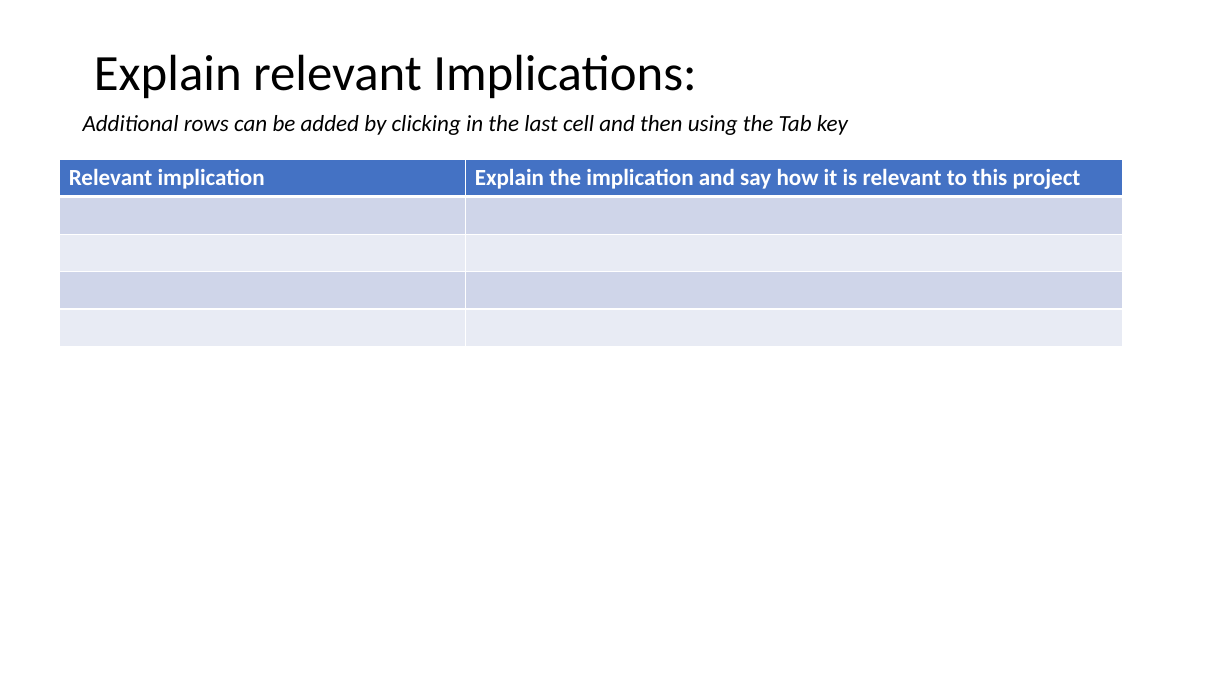
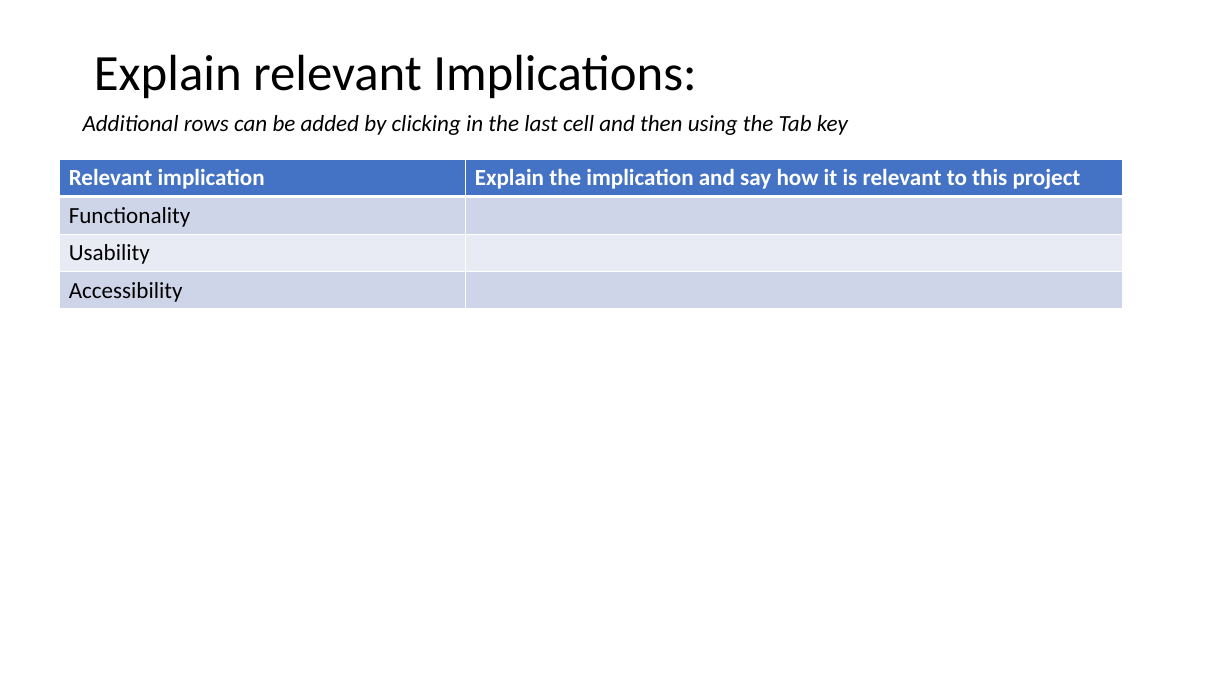
Before and after one commit to mgsthomasxu/pre-assessment, a slide deck: slide 3 of 2.7 and 2.8 Documentation Template .pptx. Drawn at 1232x693 pixels with LibreOffice and Linux fonts; fonts in the diff are those of the drawing. Boxes give left, top, right and bottom in pixels: in the first picture for what was removed or moved away, otherwise in the second. Text is boxed around its words. In the diff, an @@ line names an element or a change of style, - is before the commit and + after.

```diff
--- a/2.7 and 2.8 Documentation Template .pptx
+++ b/2.7 and 2.8 Documentation Template .pptx
@@ table at [59,159,1122,309] @@
-row 2:  | 
-row 3:  | 
-row 4:  | 
-row 5:  | 
+row 2: Functionality | 
+row 3: Usability | 
+row 4: Accessibility | 
```
Also in this commit, not shown: 1 other slide changed, 1 other file.
